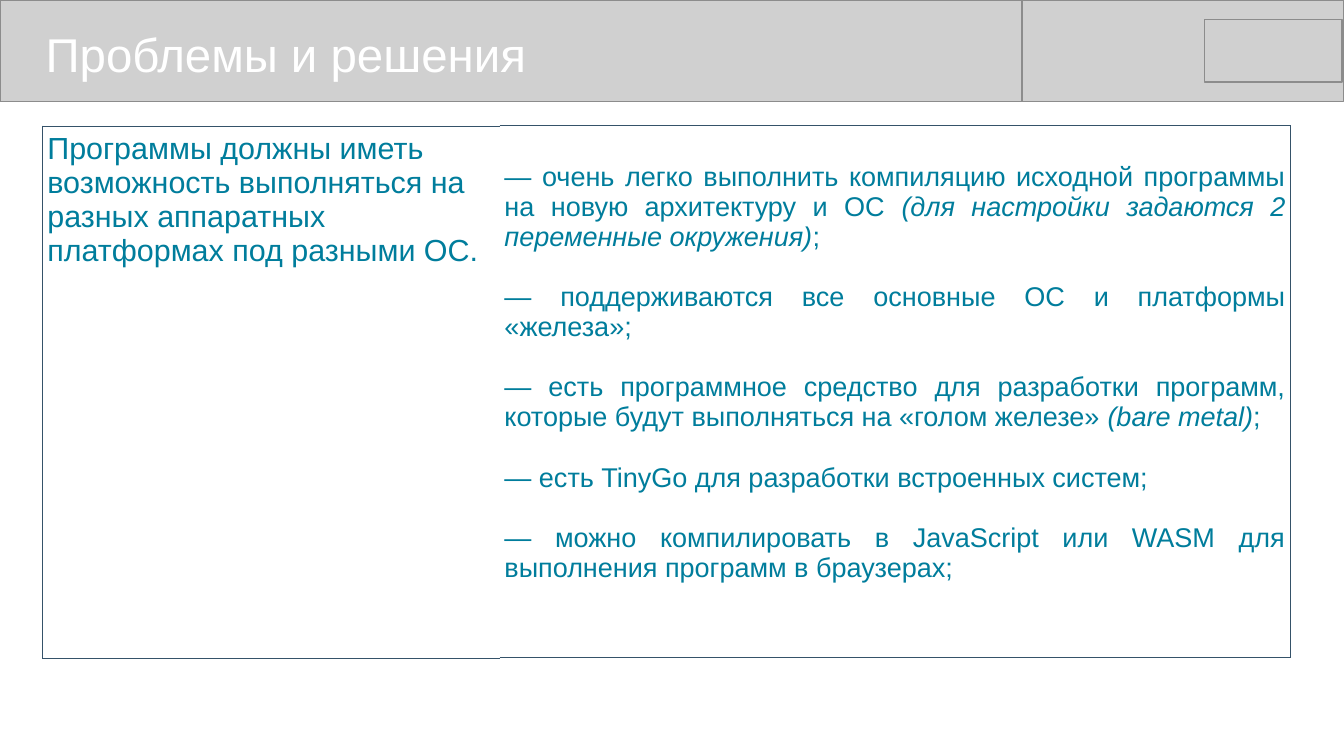
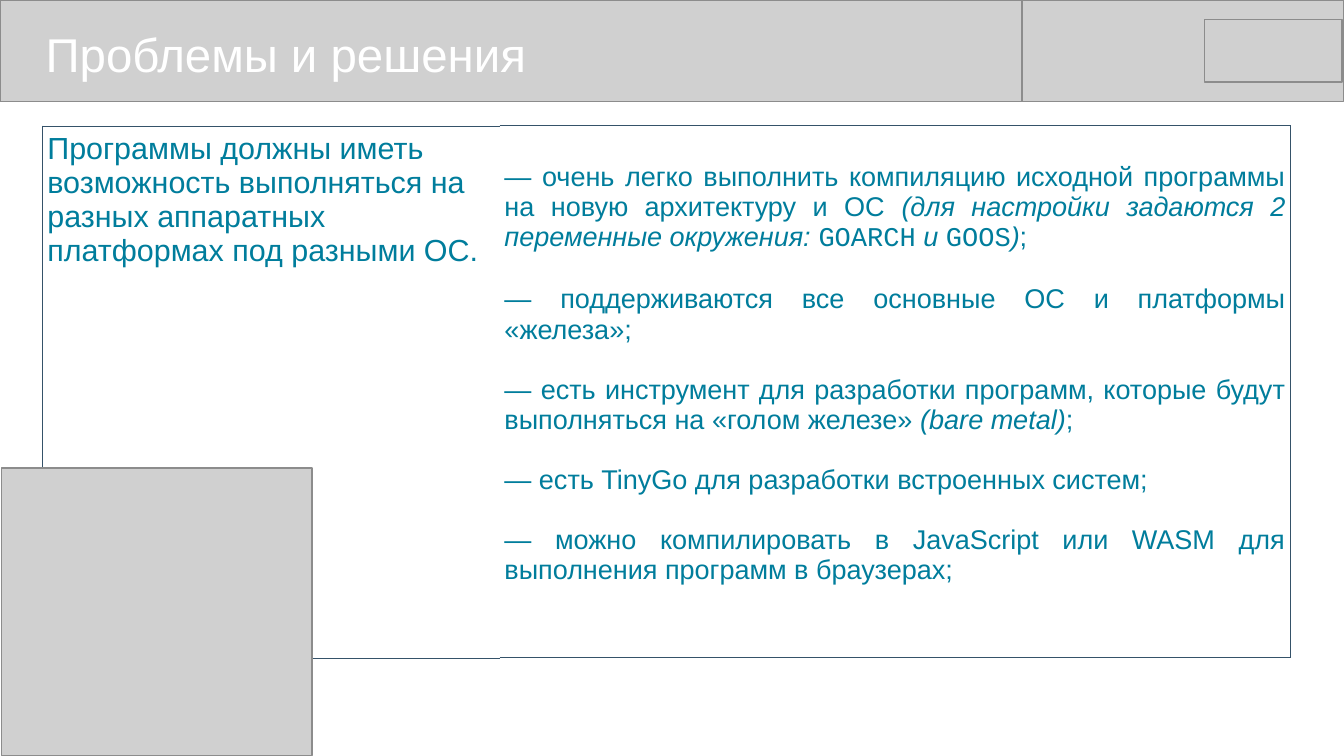
Before and after one commit to mike-shock/Go_language, a slide deck: slide 14 of view/Go_View.odp (slide 13 before the commit). Drawn at 1344x756 pixels with LibreOffice and Linux fonts; fonts in the diff are those of the drawing; grey boxes stand for pictures. Boxes give left, top, right and bottom in pixels: in the first picture for what was removed or moved away, otherwise in the second. Text is boxed around its words. In the diff, an @@ line names an element or a change of style, - is before the commit and + after.

```diff
--- a/view/Go_View.odp
+++ b/view/Go_View.odp
@@ table at bbox=[43, 126, 1292, 620] @@
-row 1, column 2: — очень легко выполнить компиляцию исходной программы на новую архитектуру и ОС (для настройки задаются 2 переменные окружения); / — поддерживаются все основные ОС и платформы «железа»; / — есть программное средство для разработки программ, которые будут выполняться на «голом железе» (bare metal); / — есть TinyGo для разработки встроенных систем; / — можно компилировать в JavaScript или WASM для выполнения программ в браузерах;
+row 1, column 2: — очень легко выполнить компиляцию исходной программы на новую архитектуру и ОС (для настройки задаются 2 переменные окружения: GOARCH и GOOS); / — поддерживаются все основные ОС и платформы «железа»; / — есть инструмент для разработки программ, которые будут выполняться на «голом железе» (bare metal); / — есть TinyGo для разработки встроенных систем; / — можно компилировать в JavaScript или WASM для выполнения программ в браузерах;
@@ picture added at bbox=[1, 468, 312, 756] @@
```
Also in this commit, not shown: 13 other slides changed, 1 slide added, 6 other files.
